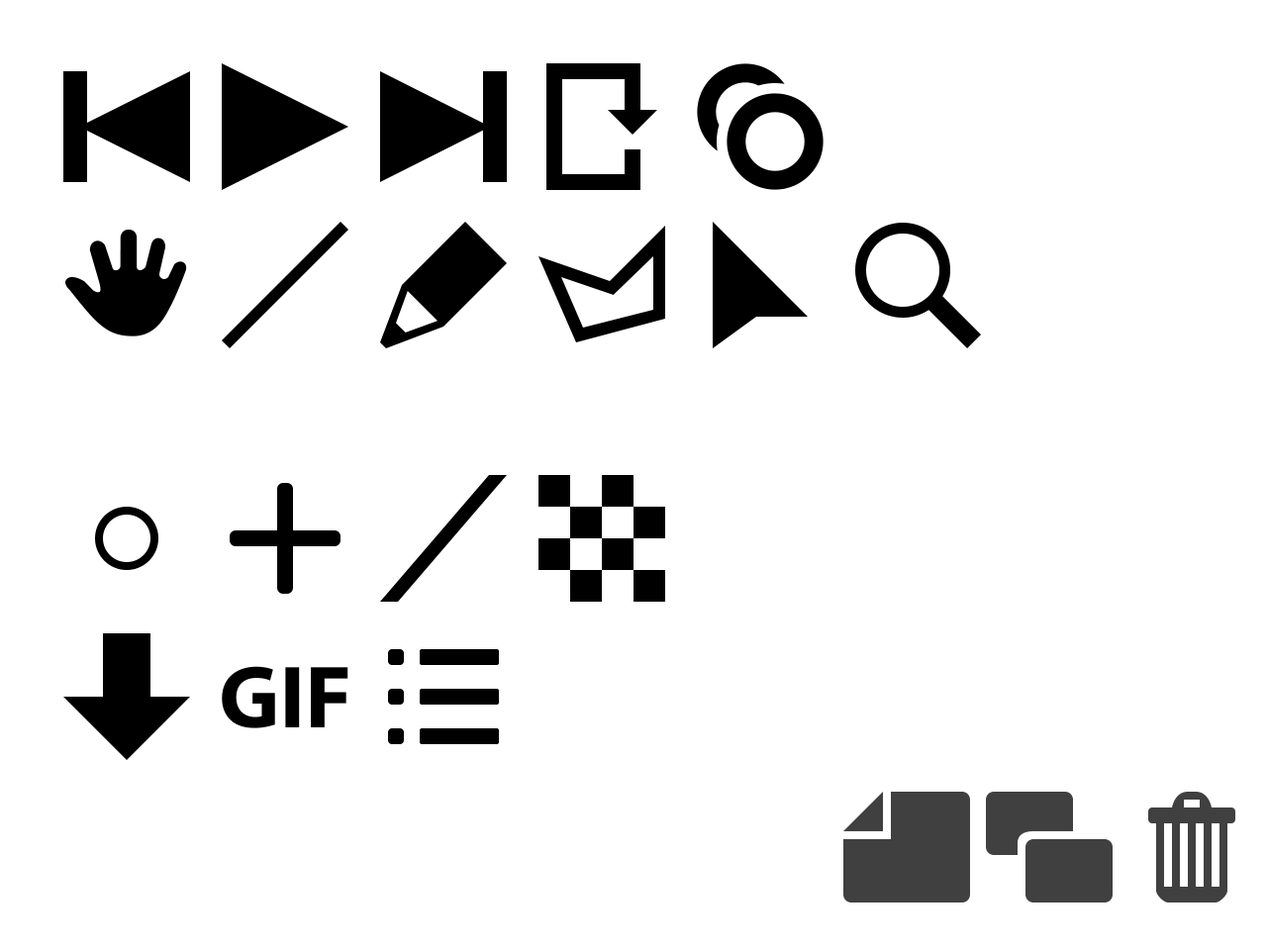
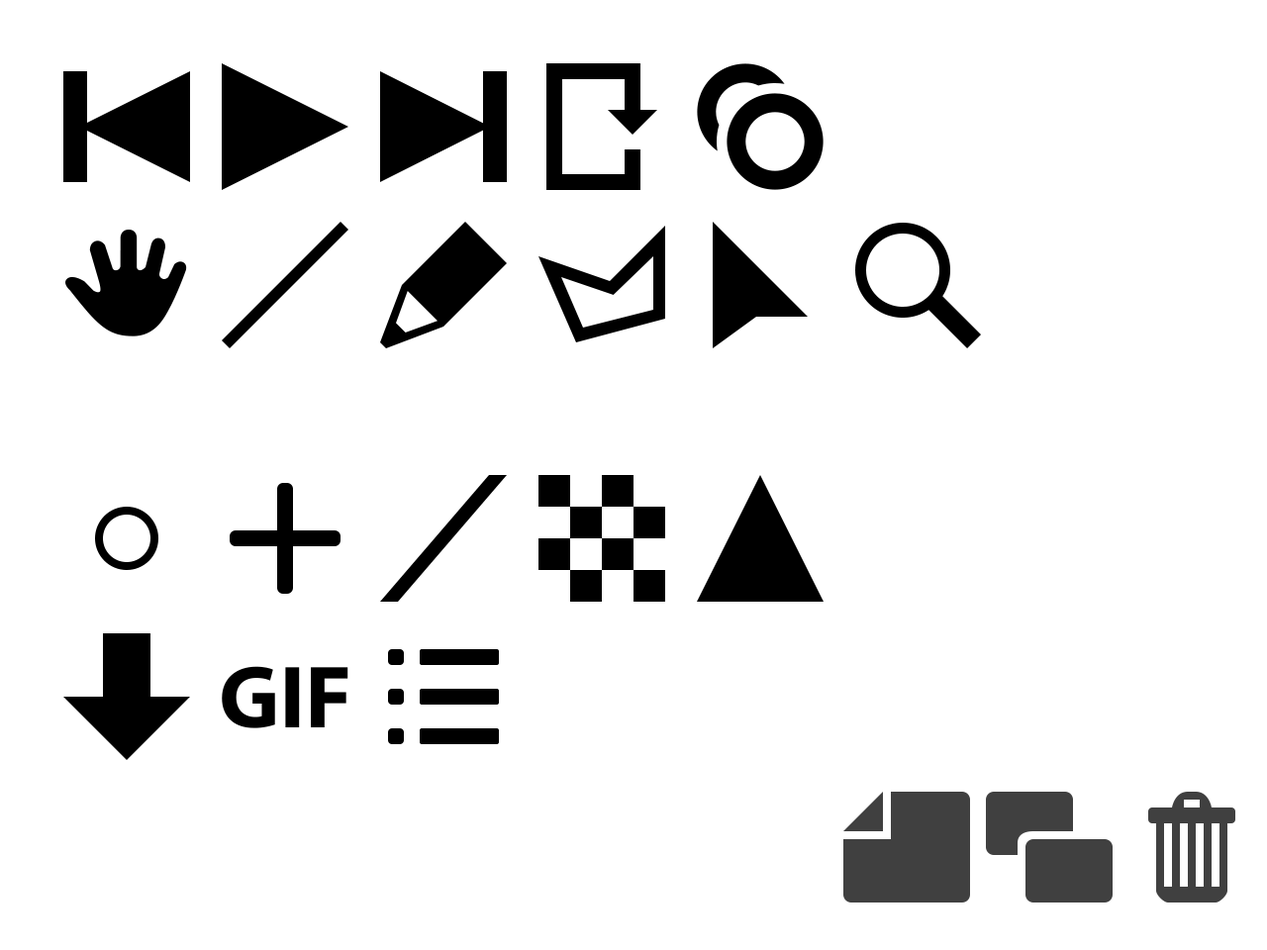
Layered file, before and after one edit (1267px x 950px). Changes by layer:
added group "tag" (1st of 2, in "components") with 2 layers in group "components" over [696, 475, 824, 602]
added layer "tag" (2nd of 2, in "components" › "tag") in group "tag" over [696, 475, 824, 602]
